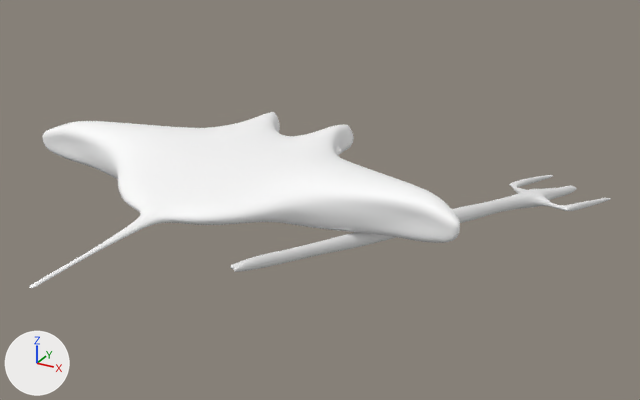
An edit to the glTF model enemy/enemy.glb, drawn before and after from the same camera.
Camera for both pictures: a 50 mm lens placed at (3.13, -4.82, 2.19), pointed at (0.62, -0.25, -0.1). Arrows for +X, +Y and +Z are at lower left; the lights stay in place. Where no turn or scale is listed for an object, it has been applied to the vertices. Vertices at the same position are counted once.

The first picture shows 'GEOM', 'trident'.
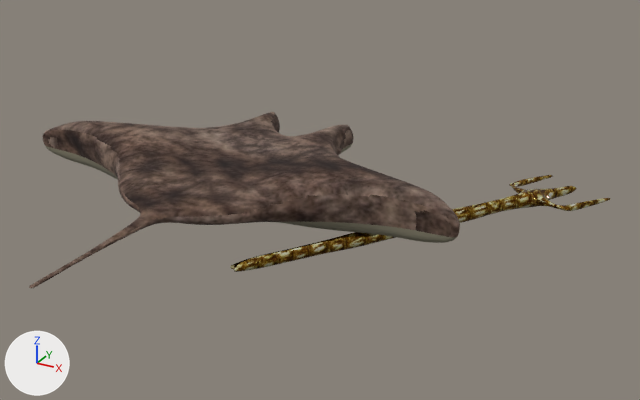
Commit message: Enemy material

Changed parts and their boxes (x1, y1, x2, y2) in the pictures (640 x 400 px):
'trident', recoloured (grey to brown): (230, 175, 611, 272) in both
part 1 of me_cube, recoloured (white to brown): (29, 112, 460, 288) in both
part 2 of me_cube, recoloured (grey to brown): (46, 144, 457, 243) in both

Edits to the bpy script that builds the scene:
```text
Add img_4087763395:
    img_4087763395 = load_image('4087763395', '_unpacked/4087763395', 512, 512, 'sRGB')
Add img_2745463134:
    img_2745463134 = load_image('2745463134', '_unpacked/2745463134', 512, 512, 'sRGB')
Add mat_gold:
    mat_gold = principled_material('gold')
    mat_gold.texture = img_4087763395
    mat_gold.metallic = 1.0
    mat_gold.roughness = 0.0
Add mat_mantabelly:
    mat_mantabelly = bpy.data.materials.new('mantabelly')
    # nodes: BsdfPrincipled, Mix, OutputMaterial, VertexColor
    # colours: yellow #7e7a66
Add mat_black:
    mat_black = bpy.data.materials.new('black')
    # uses the picture img_2745463134
Change me_cube:
    where me_cube.from_pydata(...)  # 10402 vertices, 20800 faces; spans x -1.61..1.61, y -1.03..1.84, z -0.18..0.17
    used by ob_geom; location = (0.0, -1.085, -0.01)
    me_cube part 1: 14616 faces spanning x -1.61..1.61, y -1.03..1.84, z -0.06..0.17 switch from mat_defaultmaterial to mat_black
    me_cube part 2: 6184 faces spanning x -1.61..1.61, y 0.13..1.84, z -0.18..-0.05 switch from mat_defaultmaterial to mat_mantabelly
Change me_cube_002:
    where me_cube_002.from_pydata(...)  # 2770 vertices, 5536 faces; spans x -0.73..0.95, y -1.15..1.29, z -0.08..0.06
    add me_cube_002.materials.append(mat_gold)  # picture img_4087763395
```
